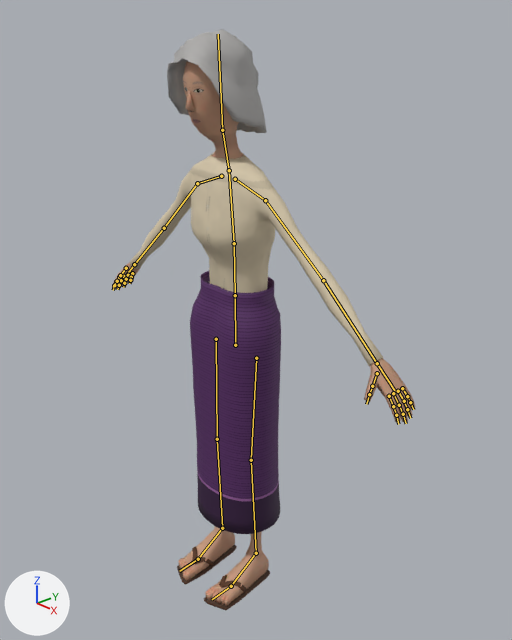
The Blender file assets/models/human_elder_female/human_elder_female_thin.blend, before and after one commit.
Before and after are seen from a 50 mm camera at (1.373, -1.19, 1.602) aimed at (0.082, 0.001, 0.871). The axes (+X, +Y, +Z) are drawn at lower left. The lights are the same throughout. The older version comes first. The bones that bend it are drawn over the model as lines.

Objects in the first picture: 'Body', 'Cloth_blouse_sin', 'Cloth_blouse_sin_sandals', 'Cloth_blouse_sin_sin', 'Hair_curly_grey'.
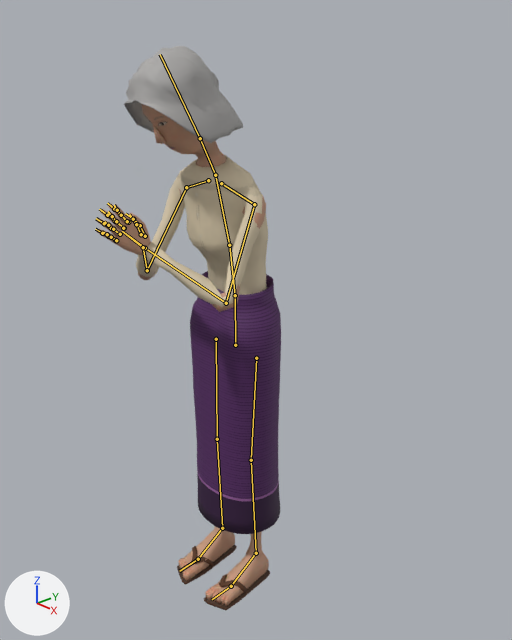
The newer file adds an action. The first version stands in its rest pose; the second is drawn at frame 17 of the action 'pray'.

Diff of the bpy script that builds the scene:
```diff
--- a/assets/models/human_elder_female/human_elder_female_thin.blend.py
+++ b/assets/models/human_elder_female/human_elder_female_thin.blend.py
@@ bone_spine @@
 bone_spine = bpy.data.objects['HumanRig'].pose.bones['spine']  # child of 'hips'
-bone_spine.rotation_euler = (0.0, 0.0, 0.0)  # degrees (0, 0, 0)
+bone_spine.rotation_euler = (0.105, 0.0, 0.0)  # degrees (6, 0, 0)
@@ bone_chest @@
 bone_chest = bpy.data.objects['HumanRig'].pose.bones['chest']  # child of 'spine'
-bone_chest.rotation_euler = (0.0, 0.0, 0.0)  # degrees (0, 0, 0)
+bone_chest.rotation_euler = (0.0524, 0.0, 0.0)  # degrees (3, 0, 0)
@@ bone_neck @@
 bone_neck = bpy.data.objects['HumanRig'].pose.bones['neck']  # child of 'chest'
-bone_neck.rotation_euler = (0.0, 0.0, 0.0)  # degrees (0, 0, 0)
+bone_neck.rotation_euler = (0.105, 0.0, 0.0)  # degrees (6, 0, 0)
@@ bone_head @@
 bone_head = bpy.data.objects['HumanRig'].pose.bones['head']  # child of 'neck'
-bone_head.rotation_euler = (0.0, 0.0, 0.0)  # degrees (0, 0, 0)
+bone_head.rotation_euler = (0.192, 0.0, 0.0)  # degrees (11, 0, 0)
@@ bone_upper_arm_l @@
 bone_upper_arm_l = bpy.data.objects['HumanRig'].pose.bones['upper_arm.L']  # child of 'shoulder.L'
-bone_upper_arm_l.rotation_euler = (0.0, 0.0, 0.0)  # degrees (0, 0, 0)
+bone_upper_arm_l.rotation_euler = (-0.524, 0.175, -0.96)  # degrees (-30, 10, -55)
@@ bone_forearm_l @@
 bone_forearm_l = bpy.data.objects['HumanRig'].pose.bones['forearm.L']  # child of 'upper_arm.L'
-bone_forearm_l.rotation_euler = (0.0, 0.0, 0.0)  # degrees (0, 0, 0)
+bone_forearm_l.rotation_euler = (0.0, 0.0, -1.833)  # degrees (0, 0, -105)
@@ bone_hand_l @@
 bone_hand_l = bpy.data.objects['HumanRig'].pose.bones['hand.L']  # child of 'forearm.L'
-bone_hand_l.rotation_euler = (0.0, 0.0, 0.0)  # degrees (0, 0, 0)
+bone_hand_l.rotation_euler = (0.733, 0.0, 0.0)  # degrees (42, 0, 0)
@@ bone_thumb_01_l @@
 bone_thumb_01_l = bpy.data.objects['HumanRig'].pose.bones['thumb_01.L']  # child of 'hand.L'
-bone_thumb_01_l.rotation_euler = (0.0, 0.0, 0.0)  # degrees (0, 0, 0)
+bone_thumb_01_l.rotation_euler = (0.0, 0.0, 0.524)  # degrees (0, 0, 30)
@@ bone_thumb_02_l @@
 bone_thumb_02_l = bpy.data.objects['HumanRig'].pose.bones['thumb_02.L']  # child of 'thumb_01.L'
-bone_thumb_02_l.rotation_euler = (0.0, 0.0, 0.0)  # degrees (0, 0, 0)
+bone_thumb_02_l.rotation_euler = (-0.349, 0.0, 0.0)  # degrees (-20, 0, 0)
@@ bone_upper_arm_r @@
 bone_upper_arm_r = bpy.data.objects['HumanRig'].pose.bones['upper_arm.R']  # child of 'shoulder.R'
-bone_upper_arm_r.rotation_euler = (0.0, 0.0, 0.0)  # degrees (0, 0, 0)
+bone_upper_arm_r.rotation_euler = (-0.524, -0.175, 0.96)  # degrees (-30, -10, 55)
@@ bone_forearm_r @@
 bone_forearm_r = bpy.data.objects['HumanRig'].pose.bones['forearm.R']  # child of 'upper_arm.R'
-bone_forearm_r.rotation_euler = (0.0, 0.0, 0.0)  # degrees (0, 0, 0)
+bone_forearm_r.rotation_euler = (0.0, 0.0, 1.833)  # degrees (0, 0, 105)
@@ bone_hand_r @@
 bone_hand_r = bpy.data.objects['HumanRig'].pose.bones['hand.R']  # child of 'forearm.R'
-bone_hand_r.rotation_euler = (0.0, 0.0, 0.0)  # degrees (0, 0, 0)
+bone_hand_r.rotation_euler = (0.733, 0.0, 0.0)  # degrees (42, 0, 0)
@@ bone_thumb_01_r @@
 bone_thumb_01_r = bpy.data.objects['HumanRig'].pose.bones['thumb_01.R']  # child of 'hand.R'
-bone_thumb_01_r.rotation_euler = (0.0, 0.0, 0.0)  # degrees (0, 0, 0)
+bone_thumb_01_r.rotation_euler = (0.0, 0.0, -0.524)  # degrees (0, 0, -30)
@@ bone_thumb_02_r @@
 bone_thumb_02_r = bpy.data.objects['HumanRig'].pose.bones['thumb_02.R']  # child of 'thumb_01.R'
-bone_thumb_02_r.rotation_euler = (0.0, 0.0, 0.0)  # degrees (0, 0, 0)
+bone_thumb_02_r.rotation_euler = (-0.349, 0.0, 0.0)  # degrees (-20, 0, 0)
```

Location of each change, [x1, y1, x2, y2] in pixels of the pictures (512 x 640 px):
'Cloth_blouse_sin_sin', posed
    both: [190, 271, 281, 534]
'Cloth_blouse_sin', posed
    before: [129, 153, 383, 366]
    after: [136, 154, 268, 307]
'Body', posed (43% narrower, 8% shorter)
    before: [112, 62, 415, 606]
    after: [97, 104, 269, 606]
'Hair_curly_grey', posed (19% wider, 7% shorter)
    before: [167, 29, 267, 133]
    after: [124, 46, 243, 143]
bone 'spine', root to tip
    before: (235, 295) to (234, 243)
    after: (235, 295) to (229, 245)
bone 'chest', root to tip
    before: (234, 243) to (229, 170)
    after: (229, 245) to (215, 175)
bone 'neck', root to tip
    before: (229, 170) to (222, 130)
    after: (215, 175) to (200, 138)
bone 'head', root to tip
    before: (222, 130) to (218, 34)
    after: (200, 138) to (160, 54)
bone 'upper_arm.L', root to tip
    before: (265, 200) to (323, 280)
    after: (254, 204) to (226, 303)
bone 'forearm.L', root to tip
    before: (323, 280) to (377, 363)
    after: (226, 303) to (145, 248)
bone 'hand.L', root to tip
    before: (377, 363) to (396, 392)
    after: (145, 248) to (122, 231)
bone 'thumb_01.L', root to tip
    before: (377, 373) to (372, 386)
    after: (145, 236) to (140, 225)
bone 'thumb_02.L', root to tip
    before: (372, 386) to (369, 394)
    after: (140, 225) to (133, 219)
bone 'upper_arm.R', root to tip
    before: (197, 183) to (164, 228)
    after: (186, 187) to (147, 270)
bone 'forearm.R', root to tip
    before: (164, 228) to (134, 264)
    after: (147, 270) to (143, 247)
bone 'hand.R', root to tip
    before: (134, 264) to (126, 275)
    after: (143, 247) to (122, 231)
bone 'thumb_01.R', root to tip
    before: (126, 268) to (120, 275)
    after: (141, 234) to (136, 224)
bone 'thumb_02.R', root to tip
    before: (120, 275) to (117, 281)
    after: (136, 224) to (133, 219)
